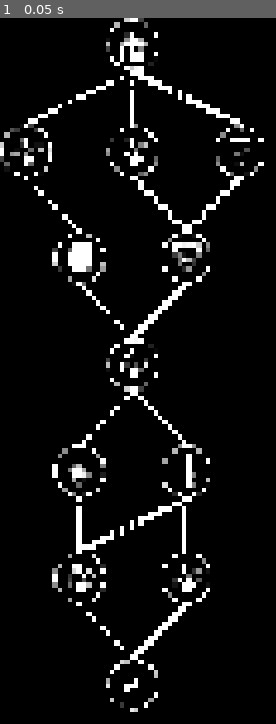
Above: before the commit, frame 1.
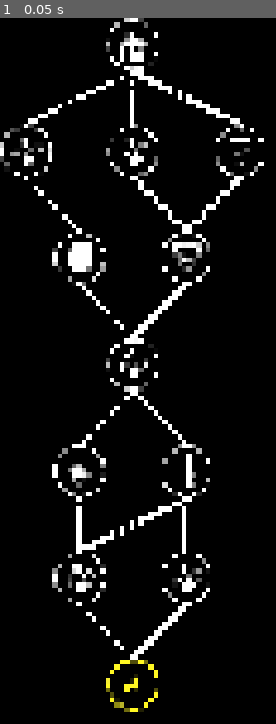
Above: after the commit, the same moment.

Repository: BatmenzDW/Watching-Us
Game: Godot game, scene res://Scenes/Map_Controller/map_controller.tscn
Two runs of this game, one before a commit and one after it. Both use one fixed random seed, a clock stepped at 60 frames per second and the inputs below. The project has no main scene, so this scene is started directly.
Inputs:
- Up to frame 1 (0.05 s): no input

The runs differ from the first frame. In frame 1, 0.4% of the frame differs, in the area x 38-58%, y 90-99%.

Commit message:
Updated the Current Position Icon
The Current Position Icon didn't stand out, so I have changed the color to Yellow.

Diff:
--- a/Scenes/Map_Controller/map_controller.tscn
+++ b/Scenes/Map_Controller/map_controller.tscn
@@ -111,7 +111,6 @@
 texture = ExtResource("11_p3c3f")
 texture_region_size = Vector2i(64, 64)
 0:0/0 = 0
-1:0/0 = 0
 
 [sub_resource type="TileSet" id="TileSet_2a6wi"]
 tile_size = Vector2i(64, 64)
Binary file changed: Assets/tileset/tileset_current_position.png
